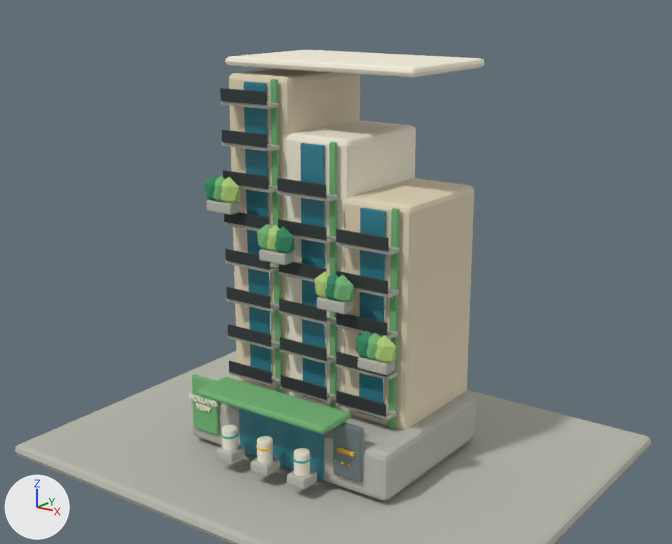
One commit to the Blender file assets/condo-holland-v2.blend: the scene before it, then after it.
Camera for both pictures: the file's camera 'Camera'. Every picture has the same lights, and +X, +Y and +Z are marked at lower left. The older version comes first.

Objects in the first picture: 'Ground', 'SOFIA HOLLAND CONDO CALL KIT · Chalk', 'SOFIA HOLLAND CONDO CALL KIT · Concrete', 'SOFIA HOLLAND CONDO CALL KIT · Dark metal', 'SOFIA HOLLAND CONDO CALL KIT · Graphic glass', 'SOFIA HOLLAND CONDO CALL KIT · Ink', 'SOFIA HOLLAND CONDO CALL KIT · Plant deep', 'SOFIA HOLLAND CONDO CALL KIT · Plant lime', 'SOFIA HOLLAND CONDO CALL KIT · Plant mid', 'SOFIA HOLLAND CONDO CALL KIT · Warm plaster' and 2 more.
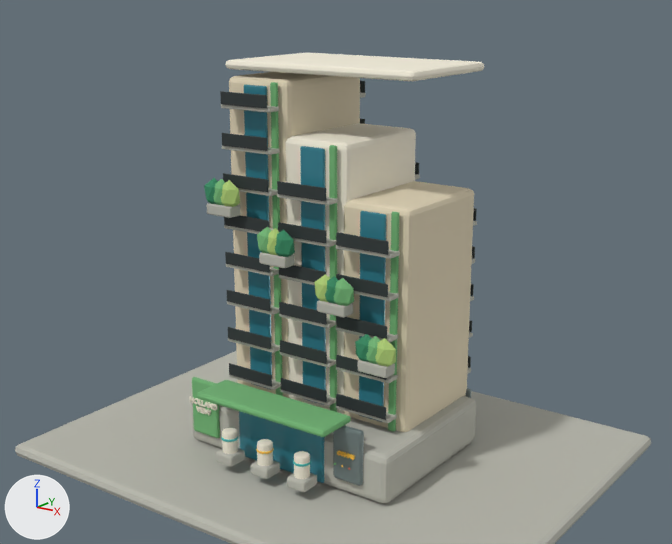
What differs and where, as boxes [x1, y1, x2, y2] in the pictures (672 x 544 px):
'SOFIA HOLLAND CONDO CALL KIT · Warm plaster', moved
    before: [229, 69, 474, 429]
    after: [229, 72, 474, 432]
'SOFIA HOLLAND CONDO CALL KIT · Concrete', moved
    before: [191, 101, 476, 500]
    after: [191, 93, 477, 503]
'SOFIA HOLLAND CONDO CALL KIT · Chalk', moved
    before: [189, 50, 484, 476]
    after: [189, 53, 484, 479]
'SOFIA HOLLAND CONDO CALL KIT · Ink', moved
    before: [220, 88, 389, 417]
    after: [220, 81, 477, 420]
'SOFIA HOLLAND CONDO CALL KIT · Plant mid', moved
    before: [192, 79, 400, 462]
    after: [192, 82, 426, 465]
'SOFIA HOLLAND CONDO CALL KIT · Dark metal', moved
    before: [333, 422, 364, 482]
    after: [333, 389, 472, 486]
'SOFIA HOLLAND CONDO CALL KIT · Plant lime', moved
    before: [221, 177, 396, 363]
    after: [221, 180, 396, 367]
'SOFIA HOLLAND CONDO CALL KIT · Plant deep', moved
    before: [204, 175, 372, 359]
    after: [204, 178, 372, 362]

The edits, one by one:
Object 'SOFIA HOLLAND CONDO CALL KIT · Warm plaster' (ob_sofia_holland_condo_call_kit___warm_plaster) moves from (-1.55, 0.6, 4.75) to (-1.55, 0.6, 4.68).
Object 'SOFIA HOLLAND CONDO CALL KIT · Plant mid' (ob_sofia_holland_condo_call_kit___plant_mid) moves from (-0.97, -0.9, 4.8) to (-0.97, -0.9, 4.73).
Object 'SOFIA HOLLAND CONDO CALL KIT · Ink' (ob_sofia_holland_condo_call_kit___ink) moves from (-1.55, -1.24, 1.73) to (-1.55, -1.24, 1.66).
Object 'SOFIA HOLLAND CONDO CALL KIT · Plant deep' (ob_sofia_holland_condo_call_kit___plant_deep) moves from (-2.27, -1.45, 5.95) to (-2.27, -1.45, 5.88).
Object 'SOFIA HOLLAND CONDO CALL KIT · Plant lime' (ob_sofia_holland_condo_call_kit___plant_lime) moves from (-1.83, -1.45, 5.95) to (-1.83, -1.45, 5.88).
Object 'SOFIA HOLLAND CONDO CALL KIT · Concrete' (ob_sofia_holland_condo_call_kit___concrete) moves from (0.0, -0.1, 0.62) to (0.0, -0.1, 0.55).
Object 'SOFIA HOLLAND CONDO CALL KIT · Dark metal' (ob_sofia_holland_condo_call_kit___dark_metal) moves from (1.82, -2.08, 1.02) to (1.82, -2.08, 0.95).
Object 'SOFIA HOLLAND CONDO CALL KIT · Chalk' (ob_sofia_holland_condo_call_kit___chalk) moves from (-1.0, -2.6, 0.72) to (-1.0, -2.6, 0.65).
